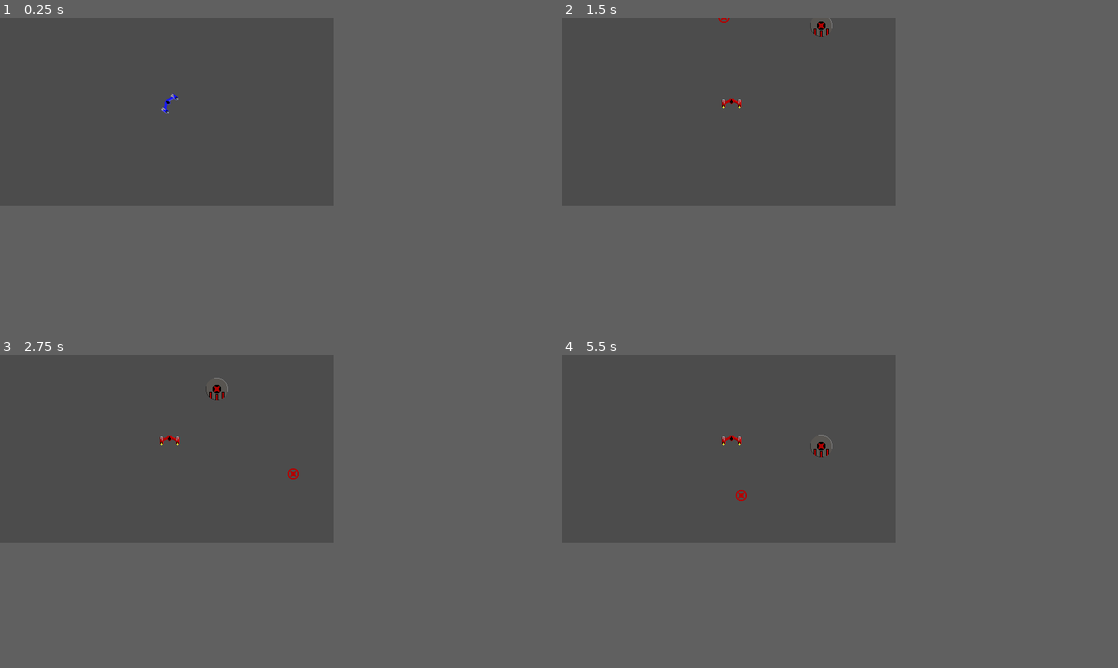
Above: before the commit, frames 1-4 (two rows, left to right).
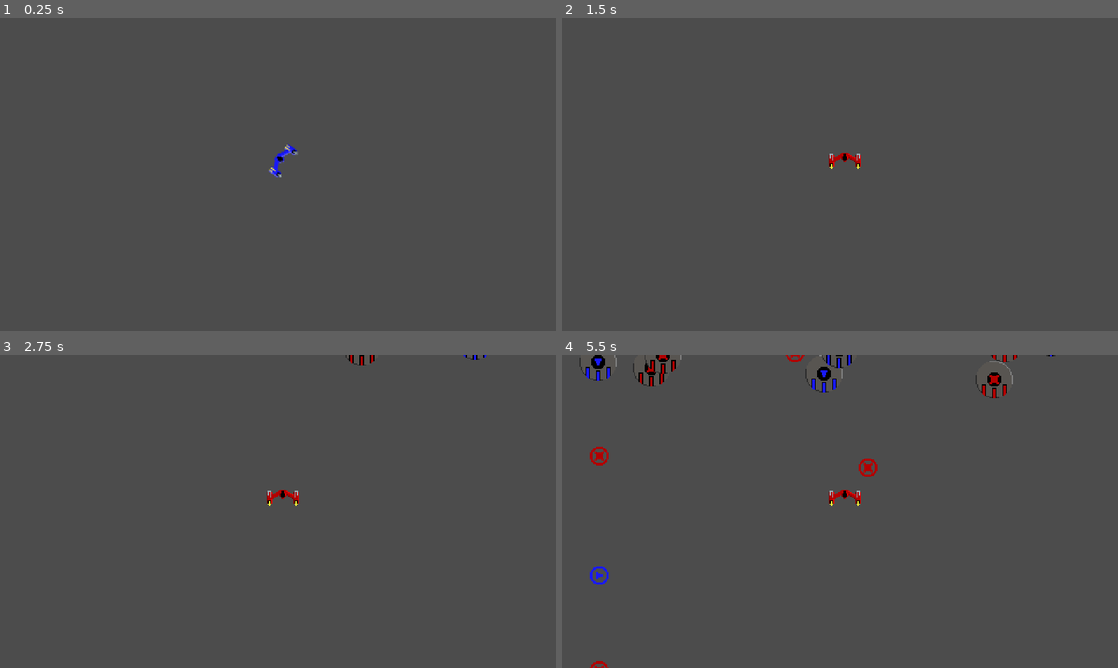
Above: after the commit, the same moments.

Repository: assert-justice/SwingWing
Game: Godot game, scene res://Main.tscn
Same seed, same stepped clock (60 frames per second), same inputs: the game is played once before the commit and once after it.
Inputs:
- Up to frame 1 (0.25 s): no input
- Up to frame 2 (1.5 s): no input
- Up to frame 3 (2.75 s): no input
- Up to frame 4 (5.5 s): no input
In our replay, the window is 480x270 before the commit and 800x450 after it. These sizes can differ from the game's own. Grey fills any space a smaller window leaves; there, only what the larger window draws over its background counts as a difference.

The runs differ from the first frame. In frame 1, 0.2% of the frame differs, in the area x 29-54%, y 24-52%; in frame 2, 0.3%; in frame 3, 0.4%; in frame 4, 1.7%, in the area x 3-89%, y 0-100%.

Commit message:
bug fixes, implemented mode shifting

Diff:
--- a/Game.tscn
+++ b/Game.tscn
@@ -1,10 +1,11 @@
-[gd_scene load_steps=6 format=2]
+[gd_scene load_steps=7 format=2]
 
 [ext_resource path="res://entities/Bullet.tscn" type="PackedScene" id=1]
 [ext_resource path="res://scripts/PoolSystem.gd" type="Script" id=2]
 [ext_resource path="res://Player.tscn" type="PackedScene" id=3]
 [ext_resource path="res://entities/Enemy.tscn" type="PackedScene" id=4]
 [ext_resource path="res://entities/EnemyBullet.tscn" type="PackedScene" id=5]
+[ext_resource path="res://Emitter.tscn" type="PackedScene" id=6]
 
 [node name="Game" type="Node2D" groups=["Game"]]
 
@@ -17,5 +18,14 @@
 [node name="Player" parent="." instance=ExtResource( 3 )]
 position = Vector2( 244, 123 )
 
-[node name="Enemy" parent="." instance=ExtResource( 4 )]
-velocity = Vector2( 0, 30 )
+[node name="Emitter" parent="." instance=ExtResource( 6 )]
+pool_name = "enemy_basic"
+direction = Vector2( 0, 1 )
+speed = 10
+
+[node name="Emitter2" parent="." instance=ExtResource( 6 )]
+pool_name = "enemy_basic"
+fire_delay = 0.5
+direction = Vector2( 0, 1 )
+speed = 10
+mode = 1
--- a/entities/Enemy.tscn
+++ b/entities/Enemy.tscn
@@ -56,7 +56,7 @@
 script = ExtResource( 2 )
 
 [node name="AnimatedSprite" type="AnimatedSprite" parent="."]
-position = Vector2( 109.328, -34 )
+position = Vector2( 31, -34 )
 frames = SubResource( 5 )
 
 [node name="Area2D" type="Area2D" parent="AnimatedSprite"]
--- a/project.godot
+++ b/project.godot
@@ -58,6 +58,8 @@
 window/integer_resolution_handler/base_height=270
 window/size/width=480
 window/size/height=270
+window/size/test_width=960
+window/size/test_height=540
 window/stretch/mode="viewport"
 window/stretch/aspect="keep"
 
--- a/scripts/Bullet.gd
+++ b/scripts/Bullet.gd
@@ -4,7 +4,10 @@
 
 export var damage = 1
 
-export var team = 0
+# export var team = 0 infer from collision layer
+# if collision layer == 256 it's a player bullet
+
+var mode = 0
 
 # collision masks
 # 1-4 player hulls
@@ -13,10 +16,21 @@
 # 10 enemy bullet hulls
 
 func _physics_process(delta):
+	if not awake:
+		return
 	._physics_process(delta)
 	if position.x < 0 or position.x > 480 or position.y < 0 or position.y > 270:
 		sleep()
 
 
 func _on_Area2D_area_entered(area):
-	area.get_parent().get_parent().damage(damage)
+	if awake:
+		area.get_parent().get_parent().damage(damage)
+		sleep()
+
+func set_mode(mode):
+	self.mode = mode
+	$AnimatedSprite.frame = mode
+	if $AnimatedSprite/Area2D.collision_layer == 512:
+		# if enemy set mask
+		$AnimatedSprite/Area2D.collision_mask = pow(2, mode)
--- a/scripts/Emitter.gd
+++ b/scripts/Emitter.gd
@@ -3,23 +3,33 @@
 export var pool_name = "bullet"
 
 export var fire_time = 1.0
+export var fire_delay = 0.0
 var fire_clock = 0
 export var enabled = true
 export (Vector2) var direction = Vector2.RIGHT
 export var speed = 400
+export var once = false
+export var mode = 0
 
 var pool : Pool
 
 func _ready():
 	var pool_system : PoolSystem = get_tree().get_nodes_in_group("PoolSystem")[0]
 	pool = pool_system.get_pool(pool_name)
+	wake()
+
+func wake():
+	fire_clock = fire_delay
 
 func _physics_process(delta):
 	if fire_clock > 0:
 		fire_clock -= delta
 	else:
 		fire_clock = fire_time
-		if enabled:
+		if enabled or once:
+			if once:
+				enabled = false
+				once = false
 			fire()
 
 func fire():
@@ -27,3 +37,5 @@
 	ent.position = global_position
 	ent.rotation = global_rotation
 	ent.velocity = direction.normalized() * speed
+	if ent.has_method("set_mode"):
+		ent.set_mode(mode)
--- a/scripts/Enemy.gd
+++ b/scripts/Enemy.gd
@@ -5,4 +5,18 @@
 
 func damage(dam):
 	.damage(dam)
-	print("enemy damaged")
+	#print("enemy damaged", health, awake)
+
+func sleep():
+	.sleep()
+	$AnimationPlayer.stop()
+	$AnimatedSprite/Emitter.enabled = false
+
+func wake():
+	.wake()
+	$AnimationPlayer.play("Move")
+	$AnimatedSprite/Emitter.enabled = true
+
+func set_mode(mode):
+	$AnimatedSprite.frame = mode
+	$AnimatedSprite/Emitter.mode = mode
--- a/scripts/Entity.gd
+++ b/scripts/Entity.gd
@@ -9,9 +9,11 @@
 export var health = 1.0
 
 func damage(dam):
+	if not awake:
+		return
 	health -= dam
-	#if health <= 0:
-		#sleep()
+	if health <= 0:
+		sleep()
 
 func set_pool(pool):
 	self.pool = pool
@@ -19,10 +21,10 @@
 func wake():
 	visible = true
 	awake = true
+	$AnimatedSprite/Area2D/CollisionShape2D.disabled = false
 
 func sleep():
 	#visible = false
-	#$AnimatedSprited/Area2D/CollisionShape2D.disabled = true
 	$AnimatedSprite/Area2D/CollisionShape2D.disabled = true
 	pool.sleep(self)
 	awake = false
--- a/scripts/Player.gd
+++ b/scripts/Player.gd
@@ -1,13 +1,13 @@
 extends Entity
 
 export var speed = 200
-export var speed_co = 1.0
+export var speed_co = 0.75
 export var mode = 0
 
 var controller : Controller
 
 func damage(dam):
-	.damage(dam)
+	#.damage(dam)
 	print("player damaged")
 
 func _ready():
@@ -47,3 +47,5 @@
 func set_mode(mode):
 	self.mode = mode
 	$AnimationPlayer.play(str(mode))
+	$AnimatedSprite/Area2D.collision_layer = pow(2, mode)
+	$Emitter.mode = mode
--- a/scripts/Pool.gd
+++ b/scripts/Pool.gd
@@ -6,6 +6,7 @@
 
 var active : Array
 var inactive : Array
+export var debug = false
 
 func _init(scene):
 	self.scene = scene
@@ -27,8 +28,11 @@
 		ent.set_pool(self)
 	active.push_back(ent)
 	ent.wake()
+	if debug:
+		print(len(active), " ", len(inactive))
 	return ent
 
 func sleep(ent):
-	active.erase(ent)
-	inactive.push_back(ent)
+	if ent in active:
+		active.erase(ent)
+		inactive.push_back(ent)
--- a/scripts/PoolSystem.gd
+++ b/scripts/PoolSystem.gd
@@ -22,6 +22,7 @@
 	}
 	for pool in pools:
 		add_child(pools[pool])
+	#pools["enemy_bullet"].debug = true
 
 func get_pool(pool_name):
 	return pools[pool_name]
